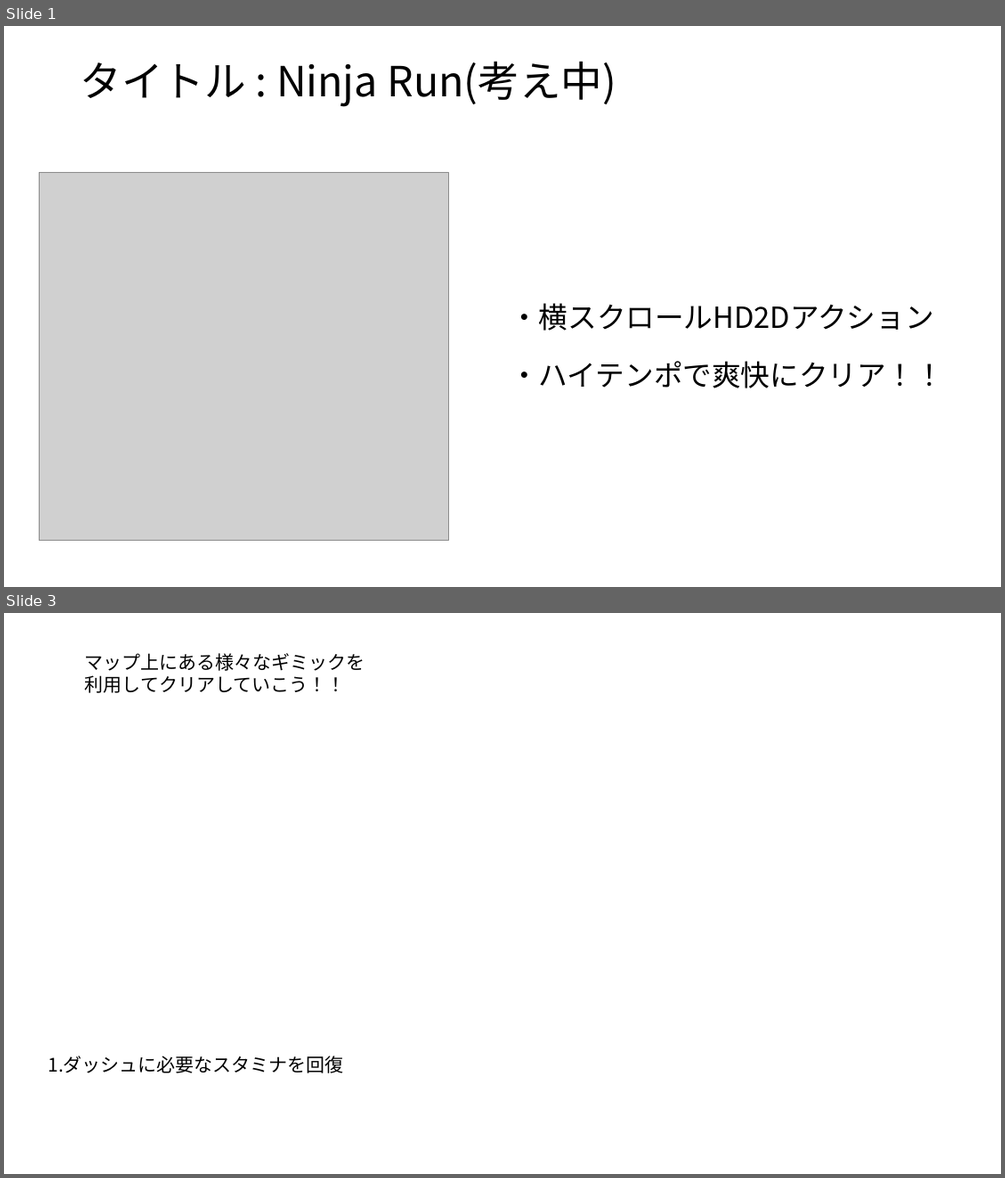
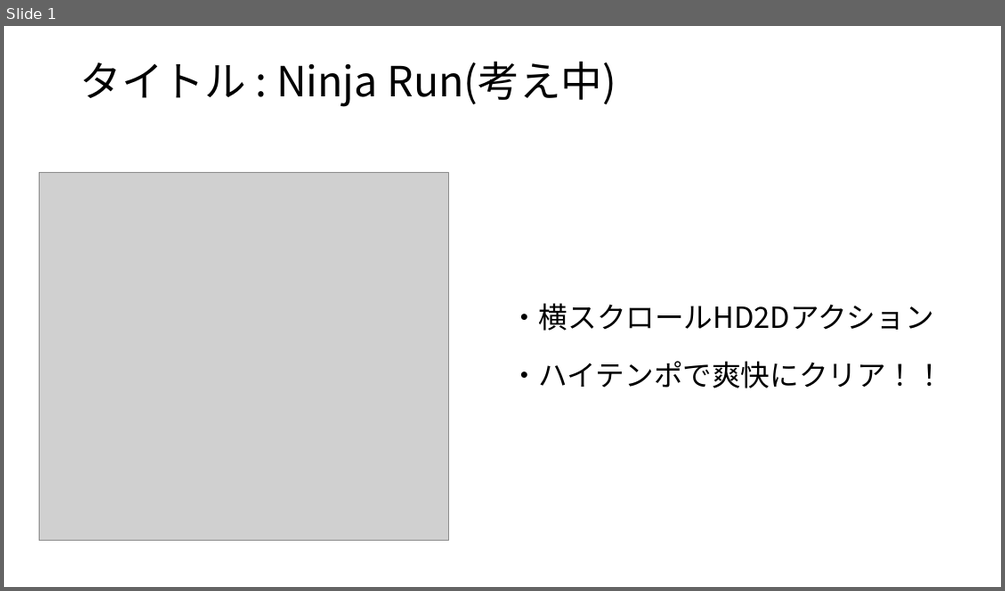
Before and after one commit to Shingo-Takenaka/Employment-work, a slide deck: 企画書/就職作品企画書.pptx. Shown one above the other, each under a label of ours: slides 1 and 3 before the commit, slide 1 after it; the slides between them are not shown. The pictures are 1005x1178 and 1005x591 pixels, drawn with LibreOffice and Linux fonts; fonts in the diff are those of the drawing; grey boxes stand for pictures. Boxes give left, top, right and bottom in pixels: in the first picture for what was removed or moved away, otherwise in the second. Text is boxed around its words. In the diff, an @@ line names an element or a change of style, - is before the commit and + after.

```diff
--- a/企画書/就職作品企画書.pptx
+++ b/企画書/就職作品企画書.pptx
@@ slide 3 removed at bbox=[4, 613, 1001, 1174], background #FFFFFF @@
@@ text removed at bbox=[85, 653, 365, 693] @@
-マップ上にある様々なギミックを利用してクリアしていこう！！
@@ text removed at bbox=[48, 1055, 343, 1073] @@
-1.ダッシュに必要なスタミナを回復
```
Also in this commit, not shown: 1 slide changed, 18 other files.
